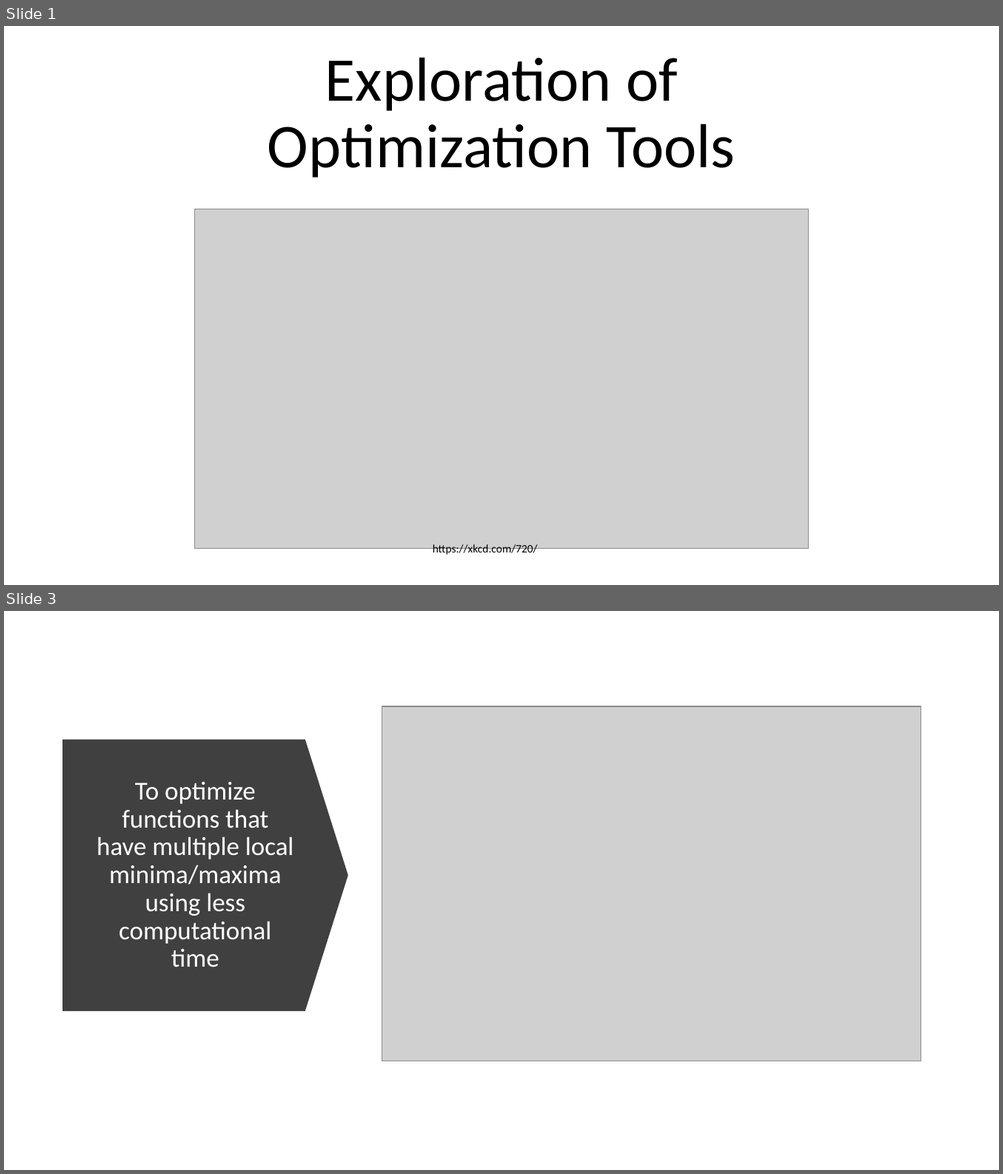
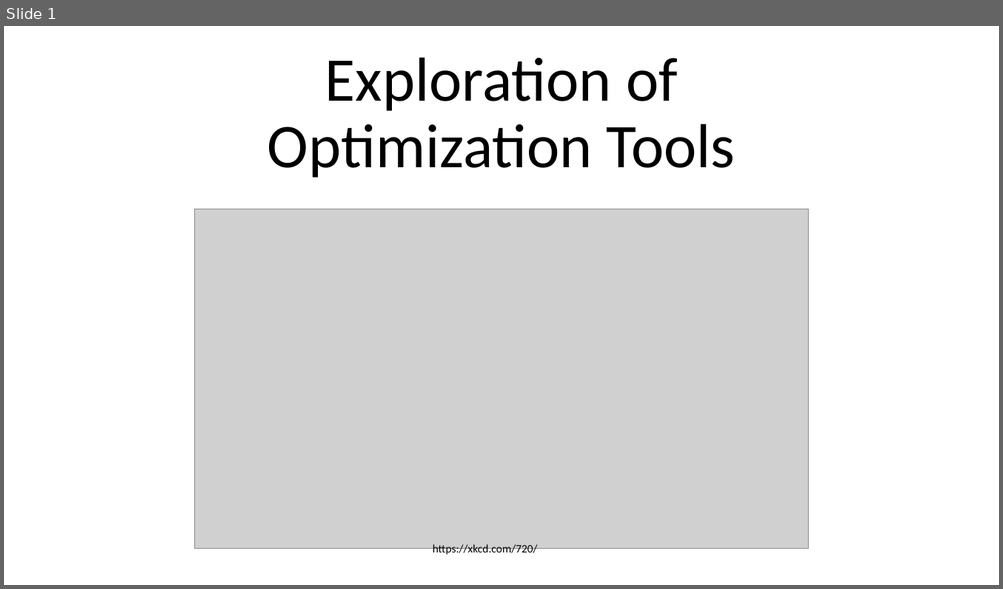
Before and after one commit to Optimistic-Optimizers/Black-Box-Optimization, a slide deck: Exploring Various Optimizers (1).pptx. Shown one above the other, each under a label of ours: slides 1 and 3 before the commit, slide 1 after it; the slides between them are not shown. The pictures are 1003x1174 and 1003x589 pixels, drawn with LibreOffice and Linux fonts; fonts in the diff are those of the drawing; grey boxes stand for pictures. Boxes give left, top, right and bottom in pixels: in the first picture for what was removed or moved away, otherwise in the second. Text is boxed around its words. In the diff, an @@ line names an element or a change of style, - is before the commit and + after.

```diff
--- a/Exploring Various Optimizers (1).pptx
+++ b/Exploring Various Optimizers (1).pptx
@@ slide 3 removed at [4, 611, 999, 1170], background #FFFFFF @@
@@ picture removed at [381, 706, 920, 1062] @@
@@ down arrow removed at [63, 739, 349, 1011] @@
@@ title removed at [96, 782, 294, 968] @@
-To optimize functions that have multiple local minima/maxima using less computational time
```
Also in this commit, not shown: 1 slide changed.
